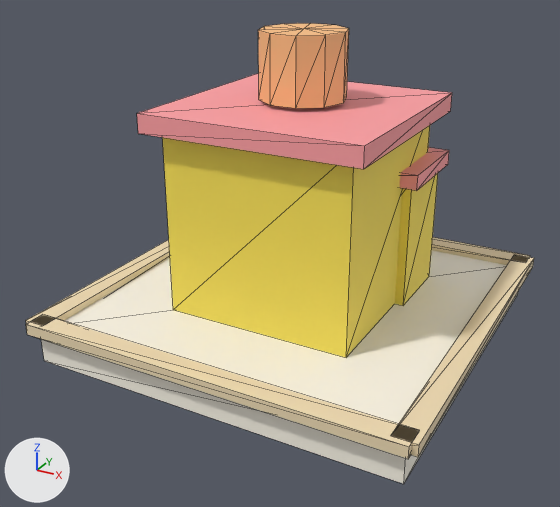
A saved change to the glTF model public/models/city.house_2.glb.
Both versions are drawn from a camera (50 mm lens) standing at (1.79, -3.49, 2.16) and looking at (-0.04, -0.18, 0.5). Arrows for +X, +Y and +Z are at lower left; the lights stay in place. The picture after the commit comes second. Mesh edges are drawn as thin lines.

Before the edit, the objects in view are built like this:
```python
mat_accentprimary = principled_material('accentPrimary')
mat_accentprimary.base_color = (1.0, 0.353, 0.373)  # pink #ffa0a4
mat_accentprimary.roughness = 0.65
mat_groupyellow = principled_material('groupYellow')
mat_groupyellow.base_color = (0.961, 0.773, 0.0941)  # yellow #fbe456
mat_groupyellow.roughness = 0.65
mat_ringbase = principled_material('ringBase')
mat_ringbase.base_color = (1.0, 0.953, 0.839)  # white #fffaec
mat_ringbase.roughness = 0.65
mat_ringedge = principled_material('ringEdge')
mat_ringedge.base_color = (0.878, 0.722, 0.471)  # beige #f1ddb7
mat_ringedge.roughness = 0.65
mat_uihighlight = principled_material('uiHighlight')
mat_uihighlight.base_color = (1.0, 0.541, 0.239)  # beige #ffc286
mat_uihighlight.roughness = 0.65
me_city_house_2 = bpy.data.meshes.new('city.house_2')
me_city_house_2.from_pydata(...)  # 94 vertices, 148 faces; spans x -1.06..1.06, y -1.06..1.06, z 0.0..1.64
# faces by material slot: [12, 48, 24, 24, 40]
me_city_house_2.materials.append(mat_ringbase)  # white #fffaec
me_city_house_2.materials.append(mat_ringedge)  # beige #f1ddb7
me_city_house_2.materials.append(mat_groupyellow)  # yellow #fbe456
me_city_house_2.materials.append(mat_accentprimary)  # pink #ffa0a4
me_city_house_2.materials.append(mat_uihighlight)  # beige #ffc286
ob_city_house_2 = bpy.data.objects.new('city.house_2', me_city_house_2)
ob_city_house_2.location = (0.0, 0.0, 0.0)
```
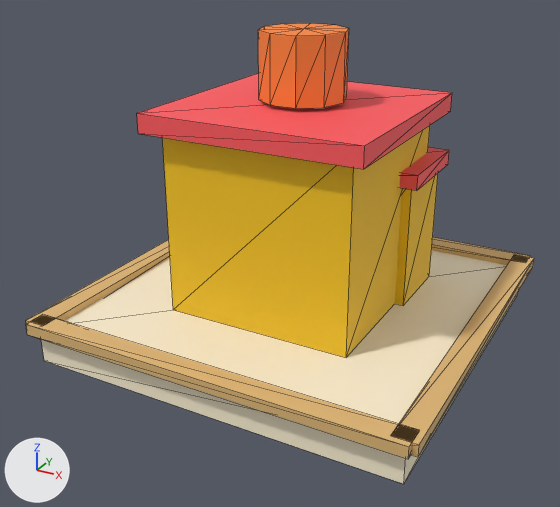
Pixel boxes (x1, y1, x2, y2) of what changed, in the pictures (560 x 507 px):
'city.house_2', recoloured: (26, 23, 534, 484) in both

The change in detail:
Material 'ringBase' (mat_ringbase) changes colour from white #fffaec to beige #fff3d6; in linear values from (1.0, 0.953, 0.839) to (1.0, 0.896, 0.672).
Material 'ringEdge' (mat_ringedge) changes colour from beige #f1ddb7 to beige #e0b878; in linear values from (0.878, 0.722, 0.471) to (0.745, 0.479, 0.188).
Material 'groupYellow' (mat_groupyellow) changes colour from yellow #fbe456 to yellow #f5c518; in linear values from (0.961, 0.773, 0.0941) to (0.913, 0.558, 0.00913).
Material 'accentPrimary' (mat_accentprimary) changes colour from pink #ffa0a4 to red #ff5a5f; in linear values from (1.0, 0.353, 0.373) to (1.0, 0.102, 0.114).
Material 'uiHighlight' (mat_uihighlight) changes colour from beige #ffc286 to orange #ff8a3d; in linear values from (1.0, 0.541, 0.239) to (1.0, 0.254, 0.0467).
